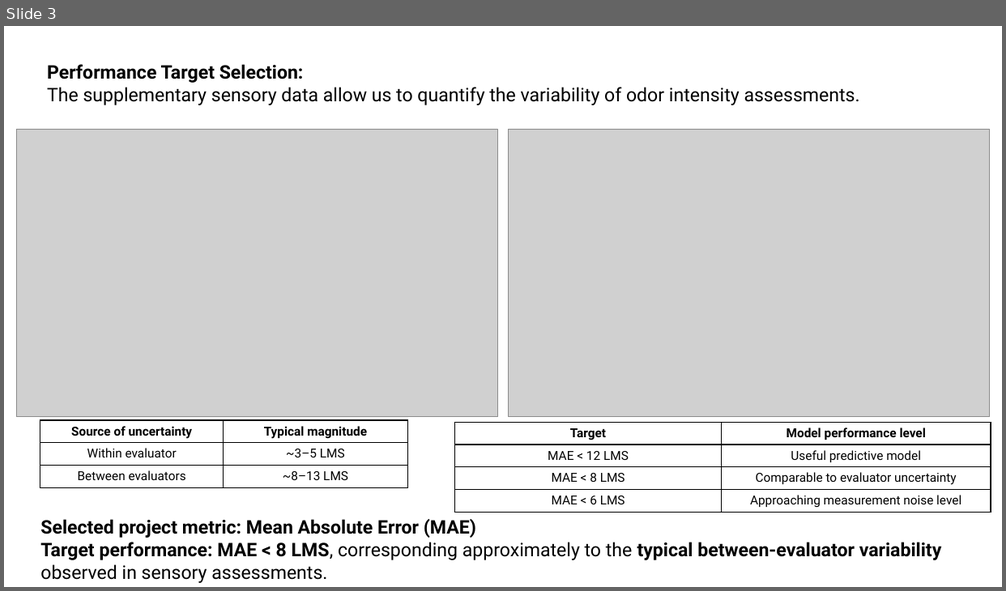
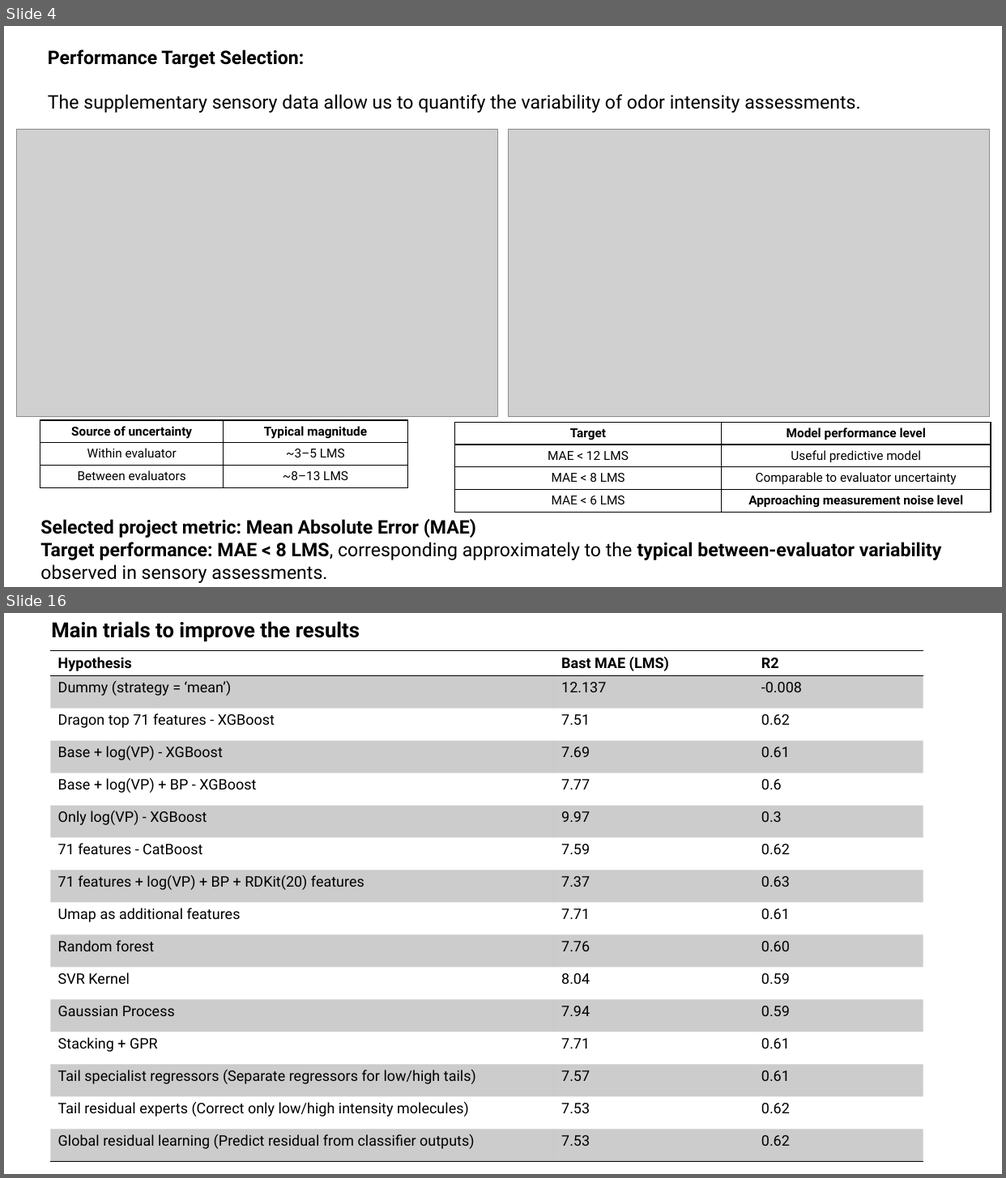
Before and after one commit to kiriyevskykiril/ai-program-2026, a slide deck: project_1/precentation/Smell intensity presentation.pptx. Shown one above the other, each under a label of ours: slide 3 before the commit, slides 4 and 16 after it; the slides between them are not shown. The pictures are 1006x591 and 1006x1178 pixels, drawn with LibreOffice and Linux fonts; fonts in the diff are those of the drawing; grey boxes stand for pictures. Boxes give left, top, right and bottom in pixels: in the first picture for what was removed or moved away, otherwise in the second. Text is boxed around its words. In the diff, an @@ line names an element or a change of style, - is before the commit and + after.

```diff
--- a/project_1/precentation/Smell intensity presentation.pptx
+++ b/project_1/precentation/Smell intensity presentation.pptx
@@ slide 16 added at (4, 613, 1002, 1174), background #FFFFFF @@
@@ text added at (51, 621, 360, 642), 20 pt, text #000000, bold @@
+Main trials to improve the results
@@ table added at (50, 651, 923, 1162), 16 rows, 3 columns @@
+Hypothesis | Bast MAE (LMS) | R2
+Dummy (strategy = ‘mean’) | 12.137 | -0.008
+Dragon top 71 features - XGBoost | 7.51 | 0.62
+Base + log(VP) - XGBoost | 7.69 | 0.61
+Base + log(VP) + BP - XGBoost | 7.77 | 0.6
+Only log(VP) - XGBoost | 9.97 | 0.3
+71 features - CatBoost | 7.59 | 0.62
+71 features + log(VP) + BP + RDKit(20) features | 7.37 | 0.63
+Umap as additional features | 7.71 | 0.61
+Random forest | 7.76 | 0.60
+SVR Kernel | 8.04 | 0.59
+Gaussian Process | 7.94 | 0.59
+Stacking + GPR | 7.71 | 0.61
+Tail specialist regressors (Separate regressors for low/high tails) | 7.57 | 0.61
+Tail residual experts (Correct only low/high intensity molecules) | 7.53 | 0.62
+Global residual learning (Predict residual from classifier outputs) | 7.53 | 0.62
@@ what was slide 3 is now slide 4 @@
@@ slide 4 changed as well @@
@@ text "Performance Target Selection:" rewrapped from (47, 64, 860, 105) to (48, 49, 860, 113) @@
@@ table at (454, 422, 991, 512) @@
@@ bold on in "Approaching measurement noise level" @@
```
Also in this commit, not shown: 2 other slides changed, 15 other slides added, 16 other files.
